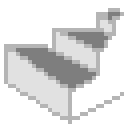
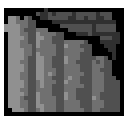
Before/after of a 128 x 128 layered artwork. What changed in the layer stack:
renamed "flake" to "Liitetty taso", painted on it over [4, 8, 124, 124]
